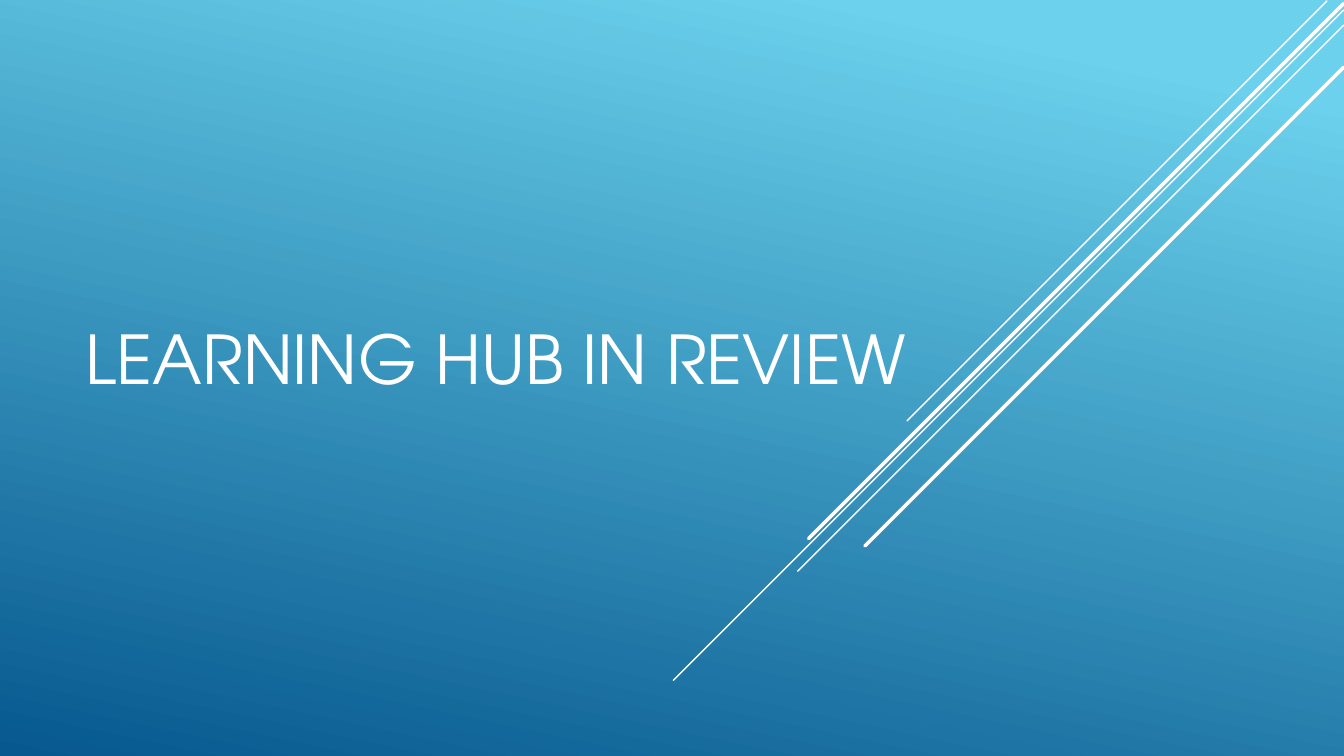
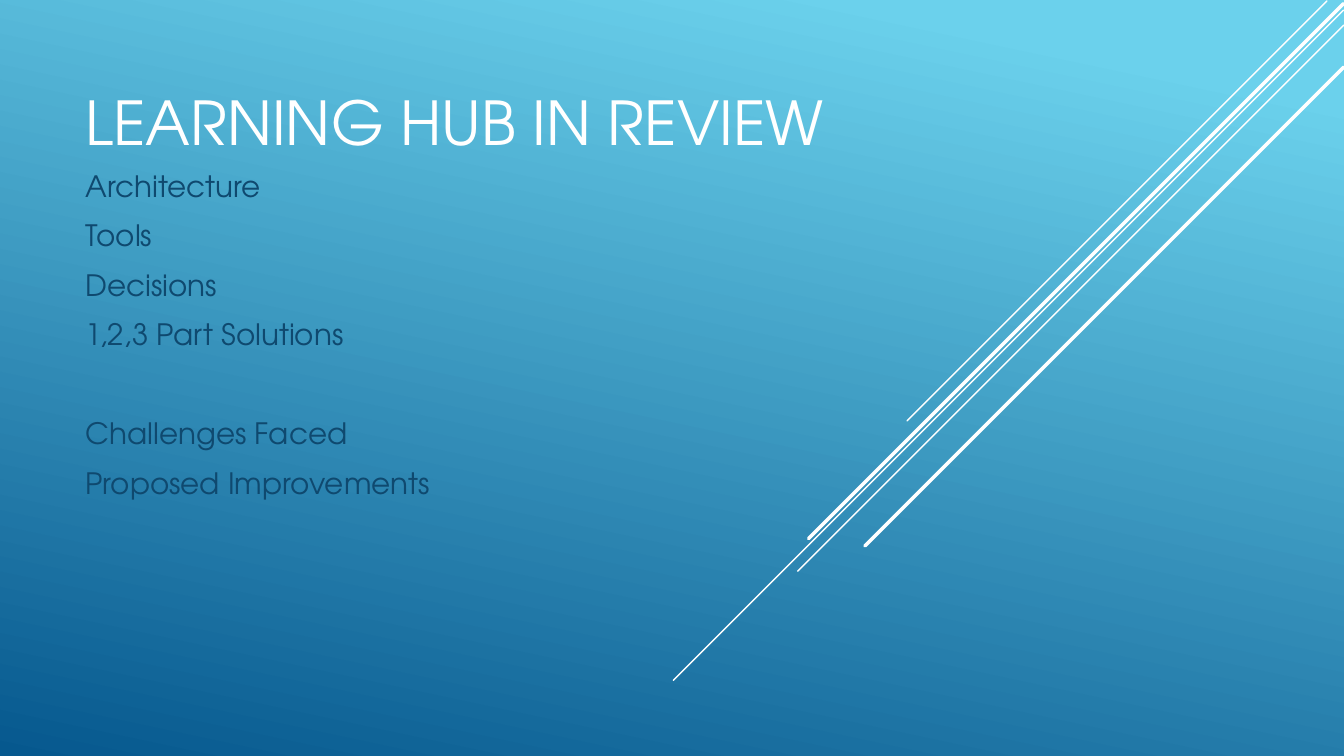
Before and after one commit to FTheron/LearningHub, a slide deck: slide 1 of LearningHubInReview.pptx. Drawn at 1344x756 pixels with LibreOffice and Linux fonts; fonts in the diff are those of the drawing. Boxes give left, top, right and bottom in pixels: in the first picture for what was removed or moved away, otherwise in the second. Text is boxed around its words. In the diff, an @@ line names an element or a change of style, - is before the commit and + after.

```diff
--- a/LearningHubInReview.pptx
+++ b/LearningHubInReview.pptx
@@ title "LEARNING HUB IN REVIEW" at [86,99,824,146]: size 48 to 43.2 pt @@
@@ subtitle added at [86,175,430,500], 21 pt, text #0F496F @@
+Architecture
+Tools
+Decisions
+1,2,3 Part Solutions
+Challenges Faced
+Proposed Improvements
```
Also in this commit, not shown: 3 slides added.
